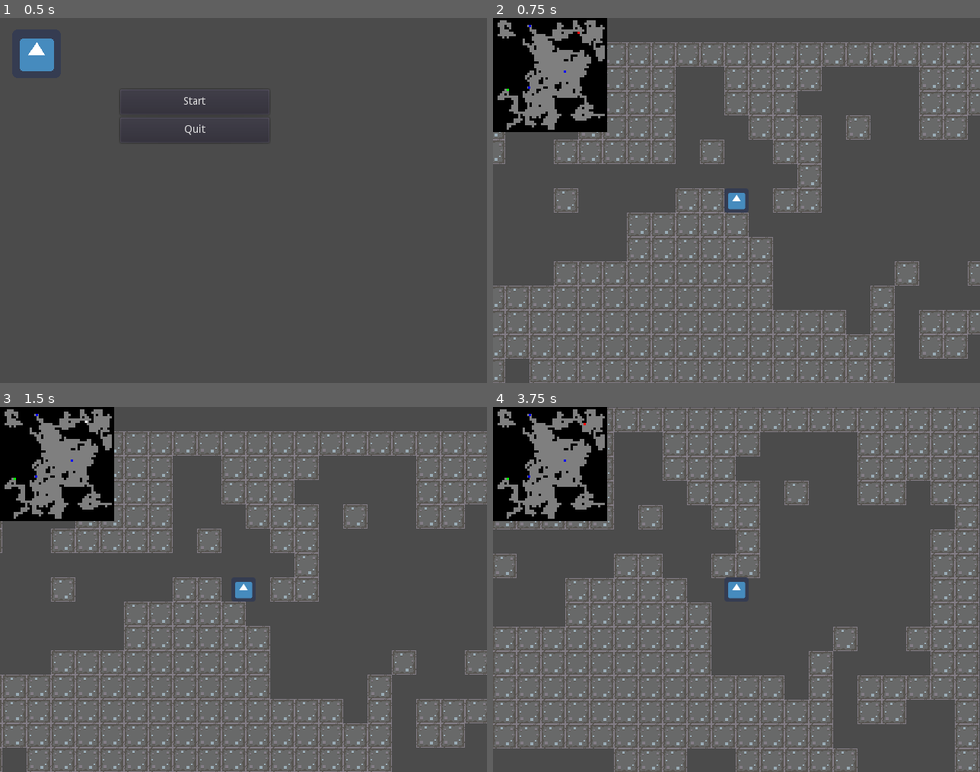
Above: before the commit, frames 1-4 (two rows, left to right).
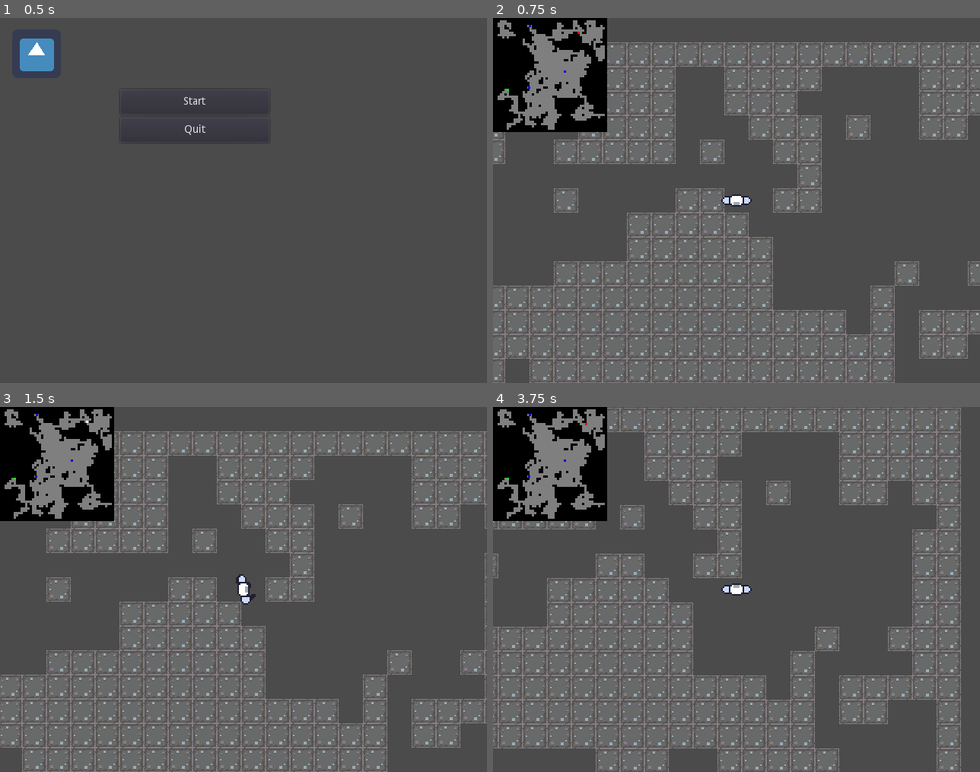
Above: after the commit, the same moments.

Repository: svntax/LD41-C2IG
Game: Godot game, scene res://Scenes/main_menu.tscn
The game is run twice, just before and just after one commit, with the same random seed, the same clock (stepped at 60 frames per second) and the same inputs. The engine's default icon, where the game draws it, is replaced by a stand-in: a white triangle on a blue panel in a dark square.
Inputs:
- Up to frame 1 (0.5 s): no input
- Up to frame 2 (0.75 s): click "Start" at 0.5 s
- Up to frame 3 (1.5 s): tap Enter at 1.25 s; hold Right (WALK_RIGHT) from 1.28 s (still down); tap Space (RIDE_VEHICLE) at 1.35 s
- Up to frame 4 (3.75 s): release Right (WALK_RIGHT) at 2.03 s; hold S (BRAKE) 2.03-2.78 s; tap Space (RIDE_VEHICLE) at 2.1, 2.85, 3.6 s; hold Right (WALK_RIGHT) 2.78-3.53 s; hold Up (WALK_UP) from 3.53 s (still down)

Frame 1 is identical in both runs. In frame 2, 0.2% of the frame differs, in the area x 46-54%, y 47-53%; in frame 3, 12%; in frame 4, 24%, in the area x 0-100%, y 0-100%.

Commit message:
Add player sprite, outline for vehicle sprites, and simple base enemy object

Diff:
--- /dev/null
+++ b/Scenes/enemy.tscn
@@ -0,0 +1,53 @@
+[gd_scene load_steps=4 format=2]
+
+[ext_resource path="res://Scripts/enemy_controls.gd" type="Script" id=1]
+[ext_resource path="res://icon.png" type="Texture" id=2]
+
+[sub_resource type="CircleShape2D" id=1]
+
+custom_solver_bias = 0.0
+radius = 16.0
+
+[node name="EnemyRoot" type="Node2D" index="0"]
+
+[node name="EnemyRigidBody" type="RigidBody2D" parent="." index="0"]
+
+input_pickable = false
+collision_layer = 1
+collision_mask = 1
+mode = 0
+mass = 1.0
+friction = 1.0
+bounce = 0.0
+gravity_scale = 1.0
+custom_integrator = false
+continuous_cd = 0
+contacts_reported = 0
+contact_monitor = false
+sleeping = false
+can_sleep = true
+linear_velocity = Vector2( 0, 0 )
+linear_damp = 4.0
+angular_velocity = 0.0
+angular_damp = 2.0
+script = ExtResource( 1 )
+_sections_unfolded = [ "Angular", "Linear" ]
+
+[node name="Sprite" type="Sprite" parent="EnemyRigidBody" index="0"]
+
+scale = Vector2( 0.5, 0.5 )
+texture = ExtResource( 2 )
+_sections_unfolded = [ "Transform" ]
+
+[node name="CollisionShape2D" type="CollisionShape2D" parent="EnemyRigidBody" index="1"]
+
+shape = SubResource( 1 )
+
+[node name="WanderTimer" type="Timer" parent="." index="1"]
+
+process_mode = 1
+wait_time = 1.0
+one_shot = false
+autostart = true
+
+[connection signal="timeout" from="WanderTimer" to="EnemyRigidBody" method="_on_WanderTimer_timeout"]
--- a/Scenes/gameplay.tscn
+++ b/Scenes/gameplay.tscn
@@ -1,10 +1,11 @@
-[gd_scene load_steps=6 format=2]
+[gd_scene load_steps=7 format=2]
 
 [ext_resource path="res://Scenes/Terrain.tscn" type="PackedScene" id=1]
 [ext_resource path="res://Scenes/player.tscn" type="PackedScene" id=2]
 [ext_resource path="res://Scenes/pause_menu_ui.tscn" type="PackedScene" id=3]
 [ext_resource path="res://Scripts/minimap_view.gd" type="Script" id=4]
 [ext_resource path="res://Scenes/exit_object.tscn" type="PackedScene" id=5]
+[ext_resource path="res://Scenes/enemy.tscn" type="PackedScene" id=6]
 
 [node name="Game" type="Node2D" index="0"]
 
@@ -47,4 +48,8 @@
 
 position = Vector2( 273.001, 208.001 )
 
+[node name="EnemyRoot" parent="." index="4" instance=ExtResource( 6 )]
+
+position = Vector2( 555.085, 424.121 )
+
 [connection signal="timeout" from="CanvasLayer/Minimap/PlayerBlinkTimer" to="CanvasLayer/Minimap" method="_on_Timer_timeout"]
--- a/Scenes/player.tscn
+++ b/Scenes/player.tscn
@@ -1,14 +1,46 @@
-[gd_scene load_steps=4 format=2]
+[gd_scene load_steps=8 format=2]
 
 [ext_resource path="res://Scripts/player_controls.gd" type="Script" id=1]
-[ext_resource path="res://icon.png" type="Texture" id=2]
+[ext_resource path="res://Sprites/player_idle.png" type="Texture" id=2]
+[ext_resource path="res://Sprites/player_walk01.png" type="Texture" id=3]
+[ext_resource path="res://Sprites/player_walk02.png" type="Texture" id=4]
 
-[sub_resource type="RectangleShape2D" id=1]
+[sub_resource type="CircleShape2D" id=4]
 
 custom_solver_bias = 0.0
-extents = Vector2( 15, 15 )
+radius = 15.0
 
-[node name="PlayerRoot" type="Node2D" index="0"]
+[sub_resource type="Animation" id=3]
+
+resource_name = "walkAnim"
+length = 0.8
+loop = true
+step = 0.1
+tracks/0/type = "value"
+tracks/0/path = NodePath("AnimatedSprite:frame")
+tracks/0/interp = 1
+tracks/0/loop_wrap = true
+tracks/0/imported = false
+tracks/0/enabled = true
+tracks/0/keys = {
+"times": PoolRealArray( 0, 0.2, 0.4, 0.6 ),
+"transitions": PoolRealArray( 1, 1, 1, 1 ),
+"update": 1,
+"values": [ 0, 1, 0, 2 ]
+}
+
+[sub_resource type="SpriteFrames" id=2]
+
+animations = [ {
+"frames": [ ExtResource( 2 ), ExtResource( 3 ), ExtResource( 4 ) ],
+"loop": true,
+"name": "default",
+"speed": 5.0
+} ]
+
+[node name="PlayerRoot" type="Node2D" groups=[
+"players",
+]]
 
 [node name="PlayerKinematicBody" type="KinematicBody2D" parent="." index="0"]
 
@@ -18,22 +50,16 @@
 collision/safe_margin = 0.08
 script = ExtResource( 1 )
 _sections_unfolded = [ "Angular", "Collision", "Linear" ]
-WALK_SPEED = 64
+WALK_SPEED = 96
 STEERING_SPEED = 8
 ACCELERATION = 16
 BRAKE_AMOUNT = 4
 
 [node name="CollisionShape2D" type="CollisionShape2D" parent="PlayerKinematicBody" index="0"]
 
-shape = SubResource( 1 )
+shape = SubResource( 4 )
 
-[node name="WalkingSprite" type="Sprite" parent="PlayerKinematicBody" index="1"]
-
-scale = Vector2( 0.5, 0.5 )
-texture = ExtResource( 2 )
-_sections_unfolded = [ "Transform" ]
-
-[node name="PersonCamera" type="Camera2D" parent="PlayerKinematicBody" index="2"]
+[node name="PersonCamera" type="Camera2D" parent="PlayerKinematicBody" index="1"]
 
 anchor_mode = 1
 rotating = false
@@ -57,3 +83,21 @@
 editor_draw_screen = true
 editor_draw_limits = false
 editor_draw_drag_margin = false
+
+[node name="AnimationPlayer" type="AnimationPlayer" parent="PlayerKinematicBody" index="2"]
+
+root_node = NodePath("..")
+autoplay = ""
+playback_process_mode = 1
+playback_default_blend_time = 0.0
+playback_speed = 1.0
+anims/walkAnim = SubResource( 3 )
+blend_times = [  ]
+_sections_unfolded = [ "Playback Options" ]
+
+[node name="AnimatedSprite" type="AnimatedSprite" parent="PlayerKinematicBody" index="3"]
+
+scale = Vector2( 2, 2 )
+frames = SubResource( 2 )
+animation = "default"
+_sections_unfolded = [ "Transform" ]
--- /dev/null
+++ b/Scripts/enemy_controls.gd
@@ -0,0 +1,22 @@
+extends RigidBody2D
+
+var playerRootNode
+
+func _ready():
+    #Works because by the time this code runs, the player node
+    #has already been created, so index 0 is a valid index
+    playerRootNode = get_tree().get_nodes_in_group("players")[0]
+    print(playerRootNode)
+
+#General update loop
+func _process(delta):
+    pass
+
+#Update loop for handling anything physics related
+func _physics_process(delta):
+    pass
+
+func _on_WanderTimer_timeout():
+    var offset = Vector2(randi() % 16, randi() % 16)
+    var impulse = Vector2(randi() % 30, randi() % 30)
+    self.apply_impulse(offset, impulse)
--- a/Scripts/player_controls.gd
+++ b/Scripts/player_controls.gd
@@ -1,7 +1,7 @@
 extends KinematicBody2D
 
 #Walking constants, adjustable
-export (int) var WALK_SPEED = 64
+export (int) var WALK_SPEED = 96
 
 var walkVel = Vector2()
 
@@ -18,11 +18,15 @@
 var kinematicBody
 var vehicleBody
 
+var animationPlayer
+
 func _ready():
-    walkingSprite = get_parent().find_node("WalkingSprite")
+    #walkingSprite = get_parent().find_node("WalkingSprite")
+    walkingSprite = find_node("AnimatedSprite")
     kinematicBody = self
     personCamera = find_node("PersonCamera")
     vehicleBody = null
+    animationPlayer = find_node("AnimationPlayer")
 
 #General update loop
 func _process(delta):
@@ -74,17 +78,27 @@
             var vx = cos(vehicleBody.rotation) * BRAKE_AMOUNT
             var vy = sin(vehicleBody.rotation) * BRAKE_AMOUNT
             vehicleBody.apply_impulse(Vector2(0, 0), Vector2(-vx, -vy))
-            pass
     else:
         walkVel.x = 0
         walkVel.y = 0
         #Walking controls, uses apply_impulse() with an offset of (0, 0)
         if(Input.is_action_pressed("WALK_LEFT")):
             walkVel.x = -WALK_SPEED
+            self.rotation_degrees = 90
         if(Input.is_action_pressed("WALK_RIGHT")):
             walkVel.x = WALK_SPEED
+            self.rotation_degrees = 270
         if(Input.is_action_pressed("WALK_UP")):
             walkVel.y = -WALK_SPEED
+            self.rotation_degrees = 180
         if(Input.is_action_pressed("WALK_DOWN")):
             walkVel.y = WALK_SPEED
+            self.rotation_degrees = 0
+        if(walkVel.x != 0 or walkVel.y != 0):
+            if(not animationPlayer.is_playing()):
+                animationPlayer.play("walkAnim", -1, 1.5)
+        else:
+            if(animationPlayer.is_playing()):
+                animationPlayer.stop(true)
+
         kinematicBody.move_and_slide(walkVel)
Binary file added: Sprites/player_idle.png
Not shown, changed: Sprites/player_idle.png.import
Binary file added: Sprites/player_walk01.png
Not shown, added: Sprites/player_walk01.png.import
Binary file added: Sprites/player_walk02.png
Not shown, added: Sprites/player_walk02.png.import
Binary file changed: Sprites/vehicle01.png
Not shown, changed: Sprites/vehicle01.png.import
Binary file changed: Sprites/vehicle02.png
Binary file changed: Sprites/vehicle03.png
Not shown, changed: Sprites/vehicle03.png.import
